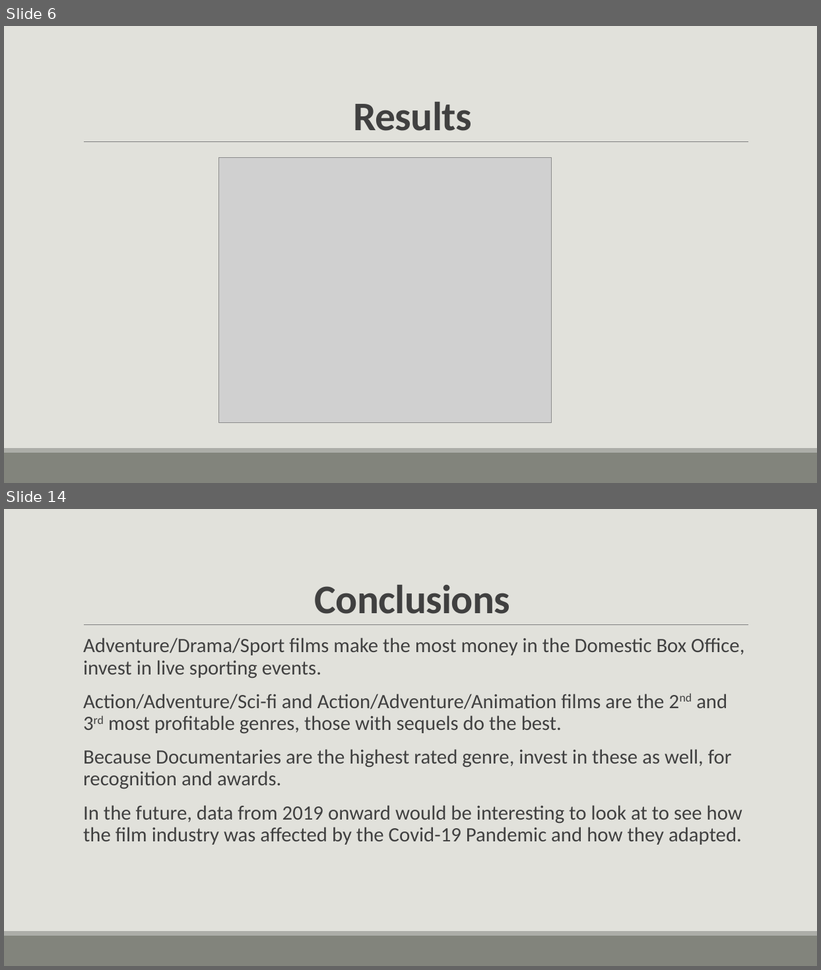
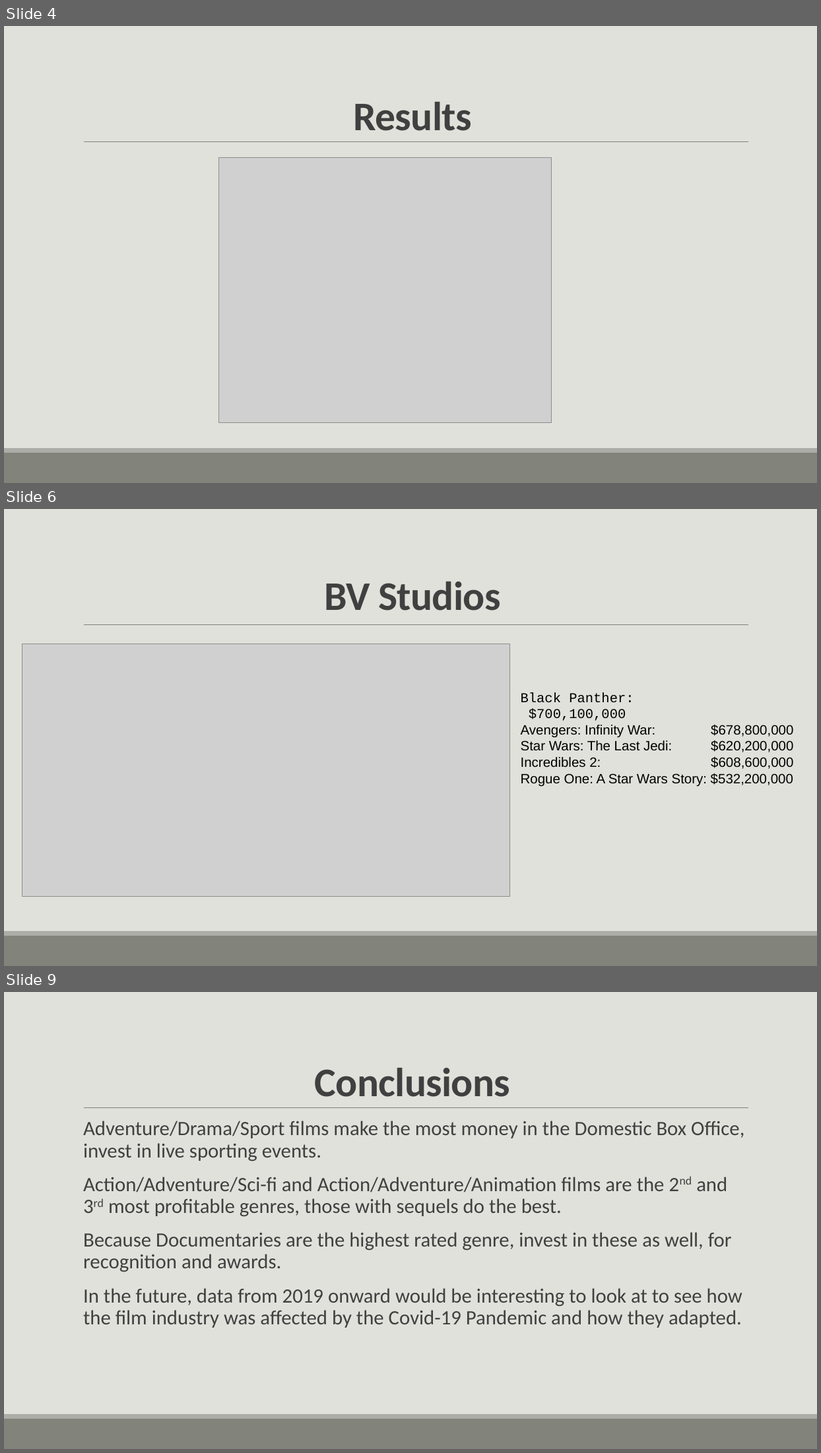
Before and after one commit to turtleduck18/phase-1-project, a slide deck: Flatiron Data Science Phase 1 Project.pptx. Shown one above the other, each under a label of ours: slides 6 and 14 before the commit, slides 4, 6 and 9 after it; the slides between them are not shown. The pictures are 821x970 and 821x1453 pixels, drawn with LibreOffice and Linux fonts; fonts in the diff are those of the drawing; grey boxes stand for pictures. Boxes give left, top, right and bottom in pixels: in the first picture for what was removed or moved away, otherwise in the second. Text is boxed around its words. In the diff, an @@ line names an element or a change of style, - is before the commit and + after.

```diff
--- a/Flatiron Data Science Phase 1 Project.pptx
+++ b/Flatiron Data Science Phase 1 Project.pptx
@@ slide 6 added at (4, 509, 817, 966), background #E1E1DB; not listed: 3 template elements that a slide beside it also shows @@
@@ title added at (324, 582, 500, 611), 48 pt, text #404040, bold @@
+BV Studios
@@ picture added at (22, 644, 510, 897) @@
@@ text added at (521, 692, 793, 787), 16 pt, text #000000 @@
+Black Panther: $700,100,000
+Avengers: Infinity War: $678,800,000
+Star Wars: The Last Jedi: $620,200,000
+Incredibles 2: $608,600,000
+Rogue One: A Star Wars Story: $532,200,000
@@ what was slide 6 is now slide 4 @@
@@ what was slide 14 is now slide 9 @@
```
Also in this commit, not shown: 3 slides changed, 2 other slides added, 8 slides removed, 20 other files.
